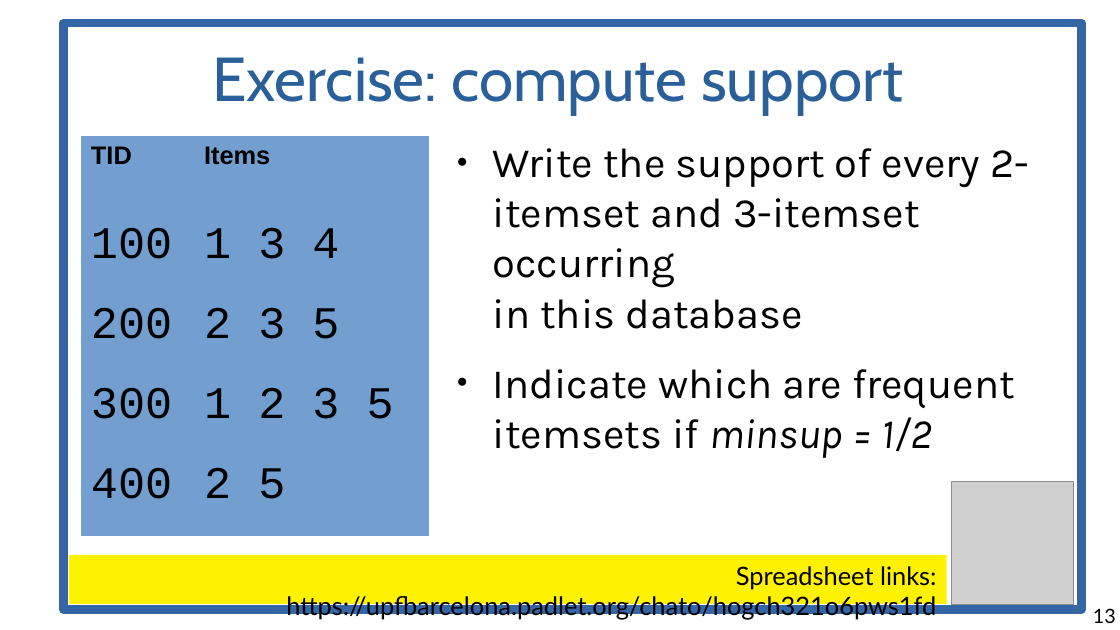
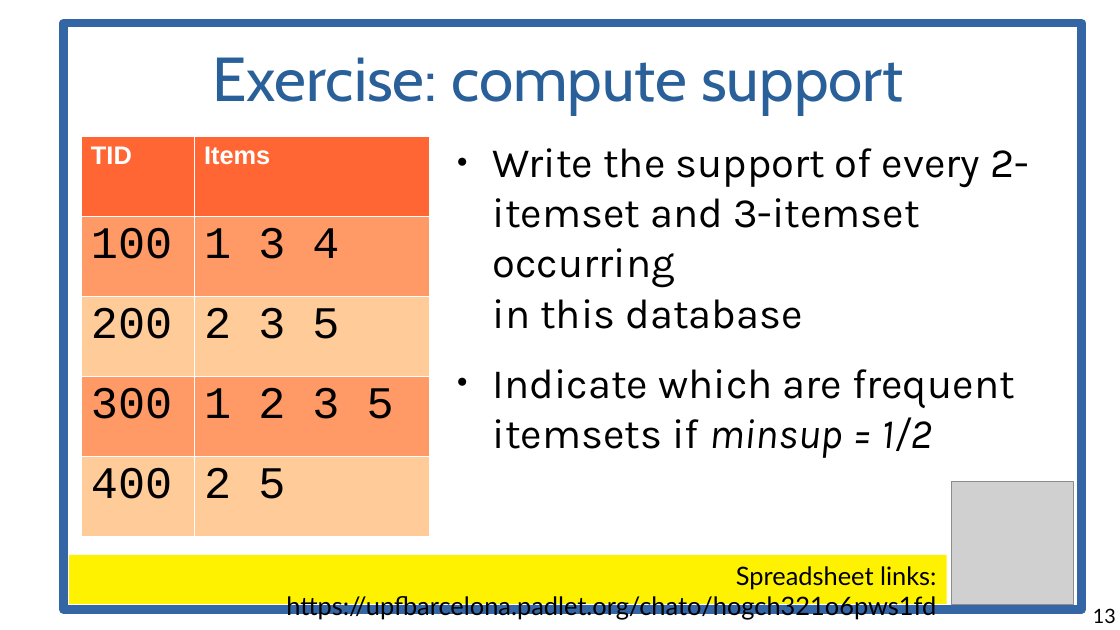
Before and after one commit to chatox/data-mining-course, a slide deck: slide 13 of theory/odp/tt11_itemsets.odp. Drawn at 1120x630 pixels with LibreOffice and Linux fonts; fonts in the diff are those of the drawing; grey boxes stand for pictures. Boxes give left, top, right and bottom in pixels: in the first picture for what was removed or moved away, otherwise in the second. Text is boxed around its words. In the diff, an @@ line names an element or a change of style, - is before the commit and + after.

```diff
--- a/theory/odp/tt11_itemsets.odp
+++ b/theory/odp/tt11_itemsets.odp
@@ table at box(81, 136, 429, 537) @@
@@ fill #729FCF to #FF6633 in row 1 @@
@@ fill #729FCF to #FF9966 in 4 cells @@
@@ fill #729FCF to #FFCC99 in 4 cells @@
@@ text colour #000000 to #FFFFFF in "TID", "Items" @@
@@ borders changed @@
```
Also in this commit, not shown: 9 other slides changed, 3 other files.
